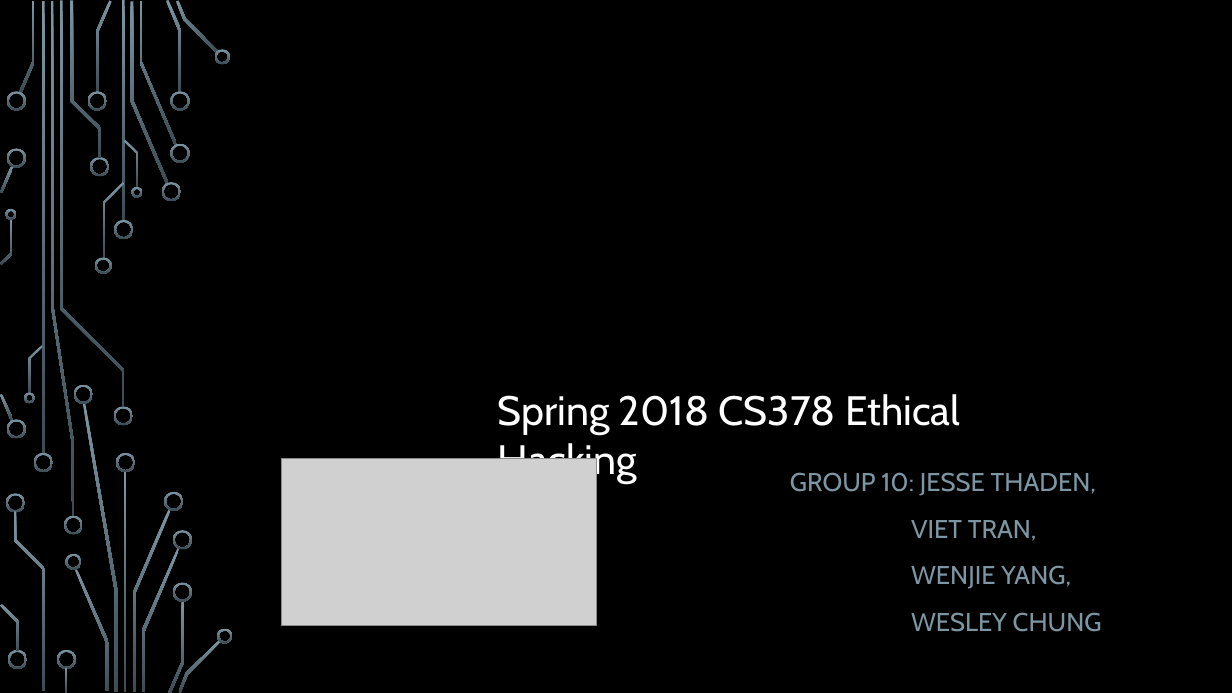
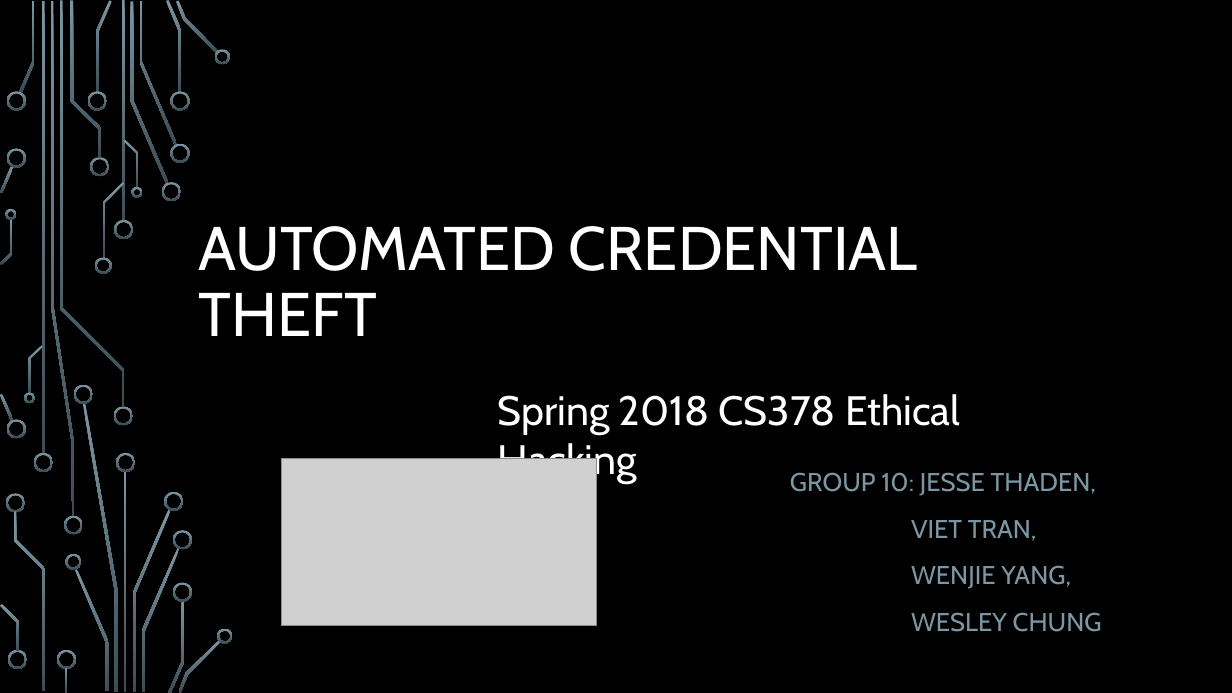
Before and after one commit to jessethd/EthicalHackingFinal, a slide deck: slide 1 of Presentation.pptx. Drawn at 1232x693 pixels with LibreOffice and Linux fonts; fonts in the diff are those of the drawing; grey boxes stand for pictures; background and template pictures are left out. Boxes give left, top, right and bottom in pixels: in the first picture for what was removed or moved away, otherwise in the second. Text is boxed around its words. In the diff, an @@ line names an element or a change of style, - is before the commit and + after.

```diff
--- a/Presentation.pptx
+++ b/Presentation.pptx
@@ title added at [199, 226, 918, 336], 48 pt, text #FFFFFF @@
+AUTOMATED CREDENTIAL THEFT
```
Also in this commit, not shown: 2 other slides changed.
